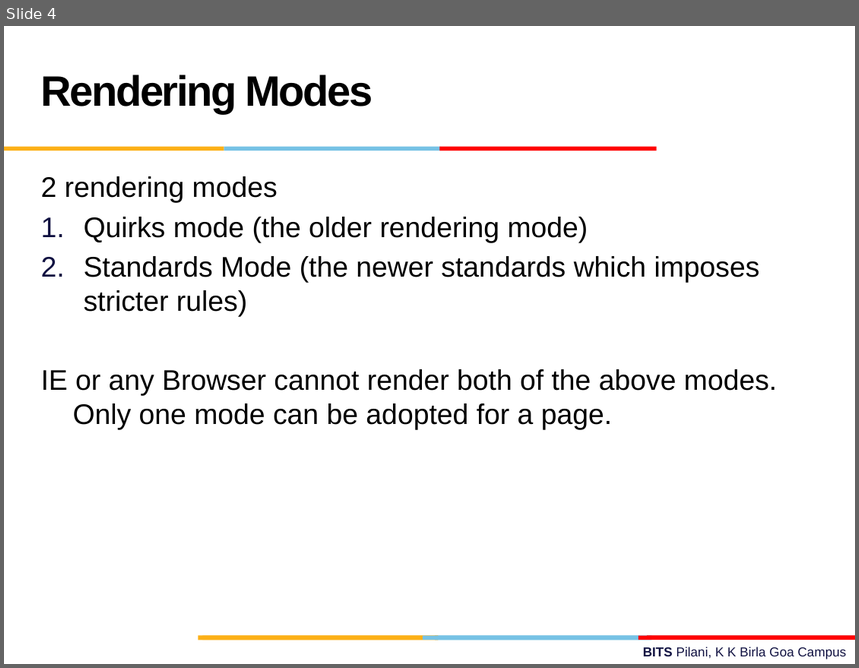
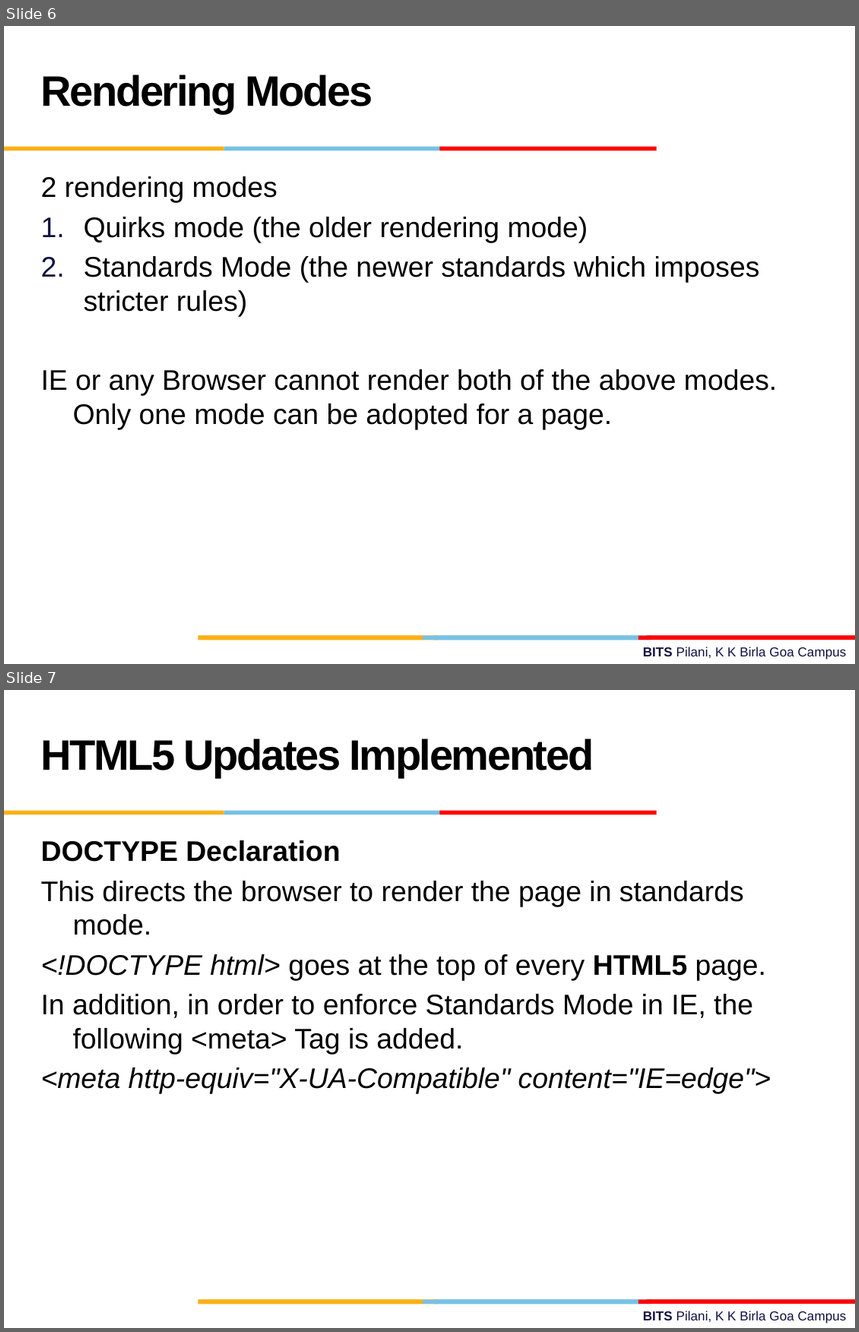
Before and after one commit to vidgit/Web_Projects, a slide deck: Report.pptx. Shown one above the other, each under a label of ours: slide 4 before the commit, slides 6 and 7 after it. The pictures are 859x668 and 859x1332 pixels, drawn with LibreOffice and Linux fonts; fonts in the diff are those of the drawing; background and template pictures are left out. Boxes give left, top, right and bottom in pixels: in the first picture for what was removed or moved away, otherwise in the second. Text is boxed around its words. In the diff, an @@ line names an element or a change of style, - is before the commit and + after.

```diff
--- a/Report.pptx
+++ b/Report.pptx
@@ slide 7 added at [4, 690, 855, 1328], background #FFFFFF; not listed: 10 template elements that a slide beside it also shows @@
@@ text added at [41, 739, 594, 777], 36 pt, text #000000, bold @@
+HTML5 Updates Implemented
@@ text added at [41, 840, 772, 1094], 24 pt, text #000000 @@
+DOCTYPE Declaration
+This directs the browser to render the page in standards mode.
+<!DOCTYPE html> goes at the top of every HTML5 page.
+In addition, in order to enforce Standards Mode in IE, the following <meta> Tag is added.
+<meta http-equiv="X-UA-Compatible" content="IE=edge">
@@ what was slide 4 is now slide 6 @@
```
Also in this commit, not shown: 1 slide changed, 28 other slides added, 1 slide removed, 1 other file.
